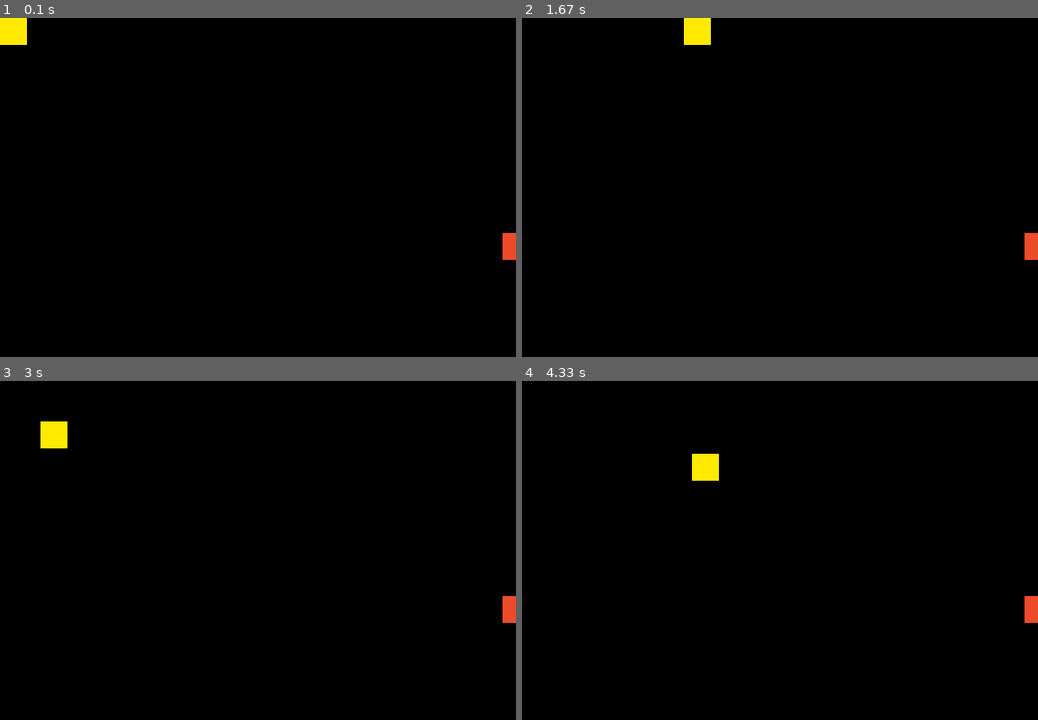
Above: before the commit, frames 1-4 (two rows, left to right).
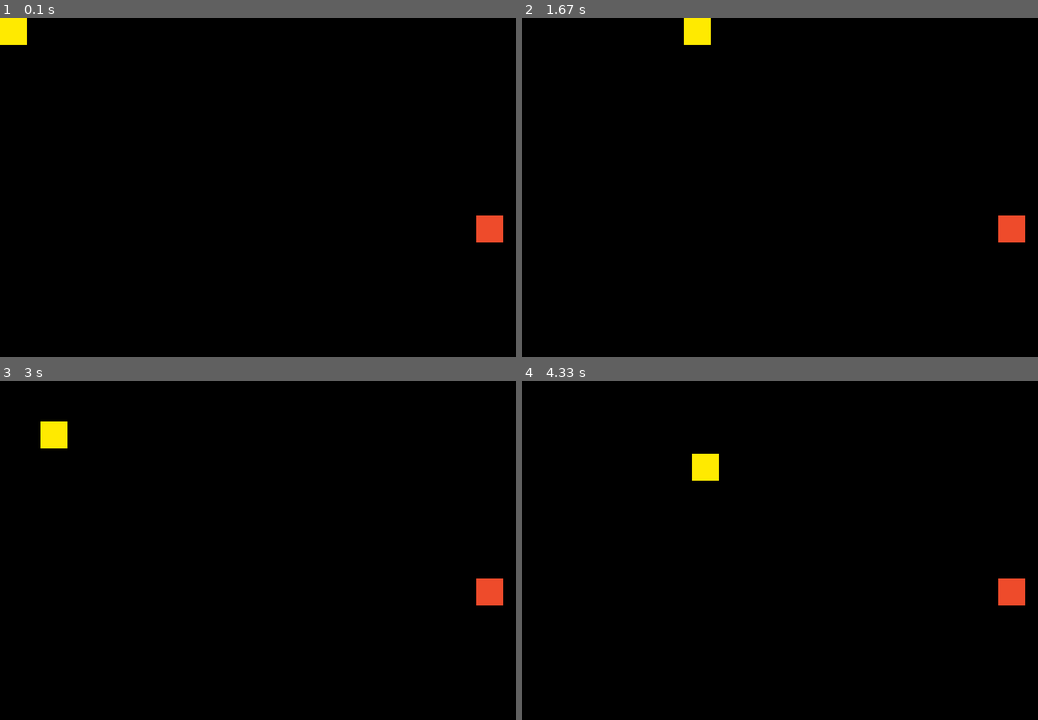
Above: after the commit, the same moments.

Repository: ChrisOber98/pygame_snake
Game: pygame game, started from main.py
The game is run twice, just before and just after one commit, with the same random seed, the same clock (stepped at 60 frames per second) and the same inputs.
Inputs:
- Up to frame 1 (0.1 s): no input
- Up to frame 2 (1.67 s): hold D 0.33-0.8 s; hold D 1.17-1.63 s
- Up to frame 3 (3 s): hold A 1.67-2.2 s; hold S 2.23-2.53 s; hold A 2.57-2.97 s
- Up to frame 4 (4.33 s): hold D 3-3.37 s; hold S from 4.07 s (still down)

The runs differ from the first frame. In frame 1, 0.6% of the frame differs, in the area x 92-100%, y 58-72%; in frame 2, 0.6%; in frame 3, 0.6%; in frame 4, 0.6%.

Commit message:
Refactor of current code
- Moved Values into settings class

Diff:
--- a/apple.py
+++ b/apple.py
@@ -5,18 +5,23 @@
     """Class to hold and represent a apple on the window."""
 
     def __init__(self, snake, settings, game):
+        """Inits defualt values for apple entity."""
 
+        # Snake Values
         self.snake = snake
+
+        # Setting Values
         self.settings = settings
 
+        # Game Values
         self.screen = game.screen
 
+        # Apple Values
         self.x = 0
         self.y = 0
-        self.height = 40
-        self.width = 40
-        self.color = 238, 75, 43
+        self.color = self.settings.apple_color
 
+        # Init behaviors
         self.update_randomly()
 
     def draw(self):
@@ -25,25 +30,36 @@
         pygame.draw.rect(
             self.screen,
             self.color,
-            (self.x, self.y, self.width, self.height)
+            (self.x, self.y, self.settings.cell_size, self.settings.cell_size)
         )
 
     def update_randomly(self):
         """Update the apples position randomly taking into account the snake."""
 
-        rand_x = random.randint(0, self.settings.window_width)
+        # Get Random x coordinate from 0 -> screen width not including current
+        # Snake Poistion
+        rand_x = random.randint(
+            0,
+            self.settings.window_width - self.settings.cell_size
+            )
         while (
-            rand_x <= self.snake.x and
-            rand_x >= self.snake.x + self.snake.width
+            rand_x >= self.snake.x and
+            rand_x <= self.snake.x + self.settings.cell_size
         ):
             rand_x = random.randint(0, self.settings.window_width)
 
-        rand_y = random.randint(0, self.settings.window_height)
+        # Get Random y coordinate from 0 -> screen height not including current
+        # Snake Poistion
+        rand_y = random.randint(
+            0,
+            self.settings.window_height - self.settings.cell_size
+        )
         while (
-            rand_y <= self.snake.y and
-            rand_y >= self.snake.y + self.snake.height
+            rand_y >= self.snake.y and
+            rand_y <= self.snake.y + self.settings.cell_size
         ):
             rand_y = random.randint(0, self.settings.window_height)
 
+        # Update Snake Position
         self.x = rand_x
         self.y = rand_y
--- a/game.py
+++ b/game.py
@@ -12,10 +12,12 @@
         """Initialize the game."""
 
         # Initial set up
-        self.settings = Settings()
         pygame.init()
 
-        # Screen set up
+        # Setting Values
+        self.settings = Settings()
+
+        # Screen Set Up
         self.screen = pygame.display.set_mode(
             (self.settings.window_width, self.settings.window_height)
         )
@@ -24,12 +26,12 @@
         # Clock Set Up
         self.clock = pygame.time.Clock()
 
-        # Global Variables set up
+        # Global Variables
         self.running = True
         self.is_holding_key_down = False
 
         # Snake Sprite
-        self.snake = Snake(self)
+        self.snake = Snake(self.settings, self)
 
         # Apple Sprite
         self.apple = Apple(self.snake, self.settings, self)
@@ -85,14 +87,18 @@
     def check_out_of_bounds(self):
         """Check to see if snake has hit out of bounds."""
 
-        if self.snake.x > self.settings.window_width - self.snake.width:
+        # Check x bounds going off right of screen
+        if self.snake.x > self.settings.window_width - self.settings.cell_size:
             self.running = False
 
+        # Check x bounds going off left of screen
         if self.snake.x < 0:
             self.running = False
 
-        if self.snake.y > self.settings.window_height - self.snake.height:
+        # Check y bounds going off top of screen
+        if self.snake.y > self.settings.window_height - self.settings.cell_size:
             self.running = False
 
+        # Check y bounds going off bottom of screen
         if self.snake.y < 0:
             self.running = False
--- a/settings.py
+++ b/settings.py
@@ -14,3 +14,13 @@
 
         # Screen Settings
         self.screen_bg_color = (0, 0, 0)
+
+        # Cell Settings
+        self.cell_size = 40
+
+        # Apple Settings
+        self.apple_color = (238, 75, 43)
+
+        # Snake Settings
+        self.snake_color = (255, 234, 0)
+        self.snake_speed = 3
--- a/snake.py
+++ b/snake.py
@@ -3,19 +3,23 @@
 class Snake:
     """A class that holds a snake sprite for playing."""
 
-    def __init__(self, game):
+    def __init__(self, settings, game):
         """Initialize default snake sprite."""
 
+        # Settings values
+        self.settings = settings
+
+        # Game Values
         self.screen = game.screen
 
+        # Positional Values
         self.x = 0
         self.y = 0
 
-        self.width = 40
-        self.height = 40
+        # Color Values
+        self.color = self.settings.snake_color
 
-        self.snake_color = (255, 234, 0)
-
+        # Directional Values
         self.is_moving_down = False
         self.is_moving_up = False
         self.is_moving_left = False
@@ -26,21 +30,21 @@
 
         pygame.draw.rect(
             self.screen,
-            self.snake_color,
-            (self.x, self.y, self.width, self.height)
+            self.settings.snake_color,
+            (self.x, self.y, self.settings.cell_size, self.settings.cell_size)
         )
 
     def update(self):
         """Update snake position."""
 
         if self.is_moving_down:
-            self.y += 3
+            self.y += self.settings.snake_speed
         if self.is_moving_up:
-            self.y -= 3
+            self.y -= self.settings.snake_speed
         if self.is_moving_left:
-            self.x -= 3
+            self.x -= self.settings.snake_speed
         if self.is_moving_right:
-            self.x += 3
+            self.x += self.settings.snake_speed
 
     def reset_movement(self):
         """Reset the snakes movement variables to all False."""
